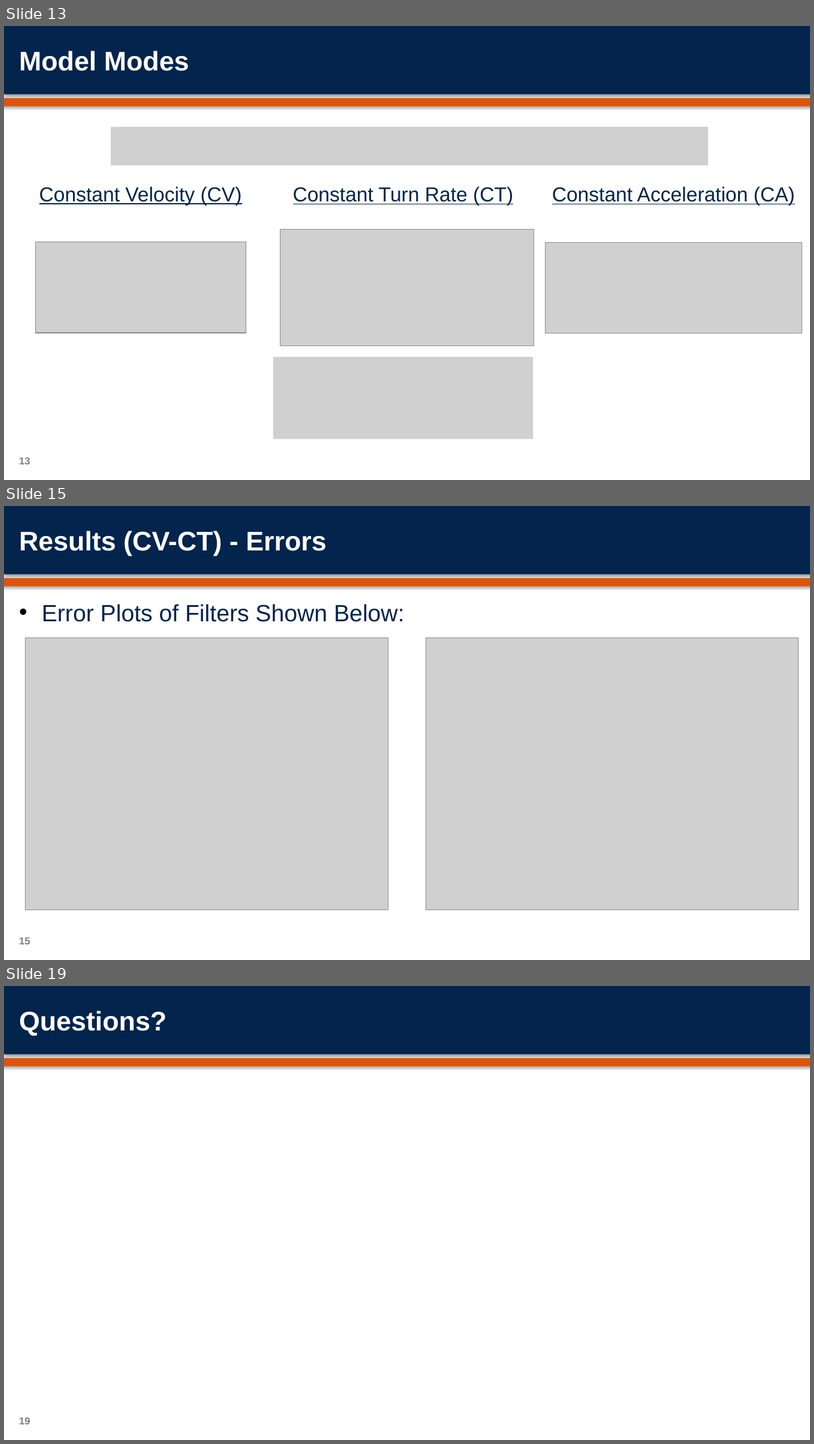
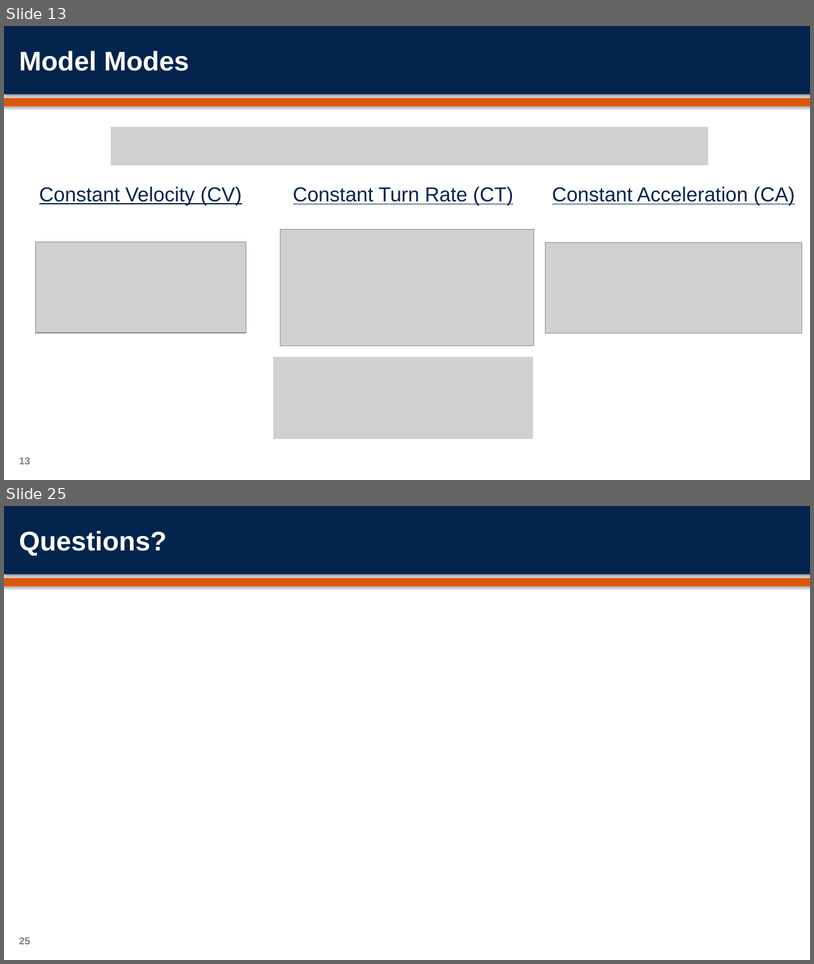
Before and after one commit to orenmillerrr/Optimal-Final-Project, a slide deck: report/OptimalFinalPresentation.pptx. Shown one above the other, each under a label of ours: slides 13, 15 and 19 before the commit, slides 13 and 25 after it; the slides between them are not shown. The pictures are 814x1444 and 814x964 pixels, drawn with LibreOffice and Linux fonts; fonts in the diff are those of the drawing; grey boxes stand for pictures; background and template pictures are left out. Boxes give left, top, right and bottom in pixels: in the first picture for what was removed or moved away, otherwise in the second. Text is boxed around its words. In the diff, an @@ line names an element or a change of style, - is before the commit and + after.

Commit message:
added all plots with correct labels

```diff
--- a/report/OptimalFinalPresentation.pptx
+++ b/report/OptimalFinalPresentation.pptx
@@ slide 15 removed at <box>4,506,810,960</box>, background #FFFFFF; not listed: 2 template elements that a slide beside it also shows @@
@@ title removed at <box>19,531,326,555</box> @@
-Results (CV-CT) - Errors
@@ text removed at <box>42,604,405,622</box> @@
-• Error Plots of Filters Shown Below:
@@ picture removed at <box>26,637,389,910</box> @@
@@ picture removed at <box>426,637,799,910</box> @@
@@ page number removed at <box>19,937,30,944</box> @@
-15
@@ what was slide 19 is now slide 25 @@
@@ page number at <box>19,937,30,944</box>: text changed @@
-19
+25
```
Also in this commit, not shown: 11 slides changed, 8 slides added, 1 other slide removed, 38 other files.
